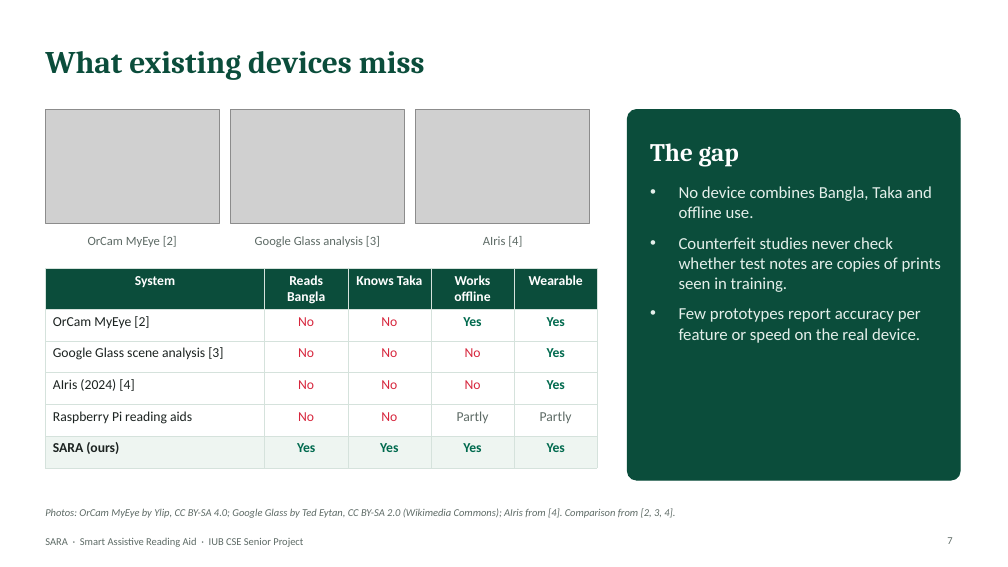
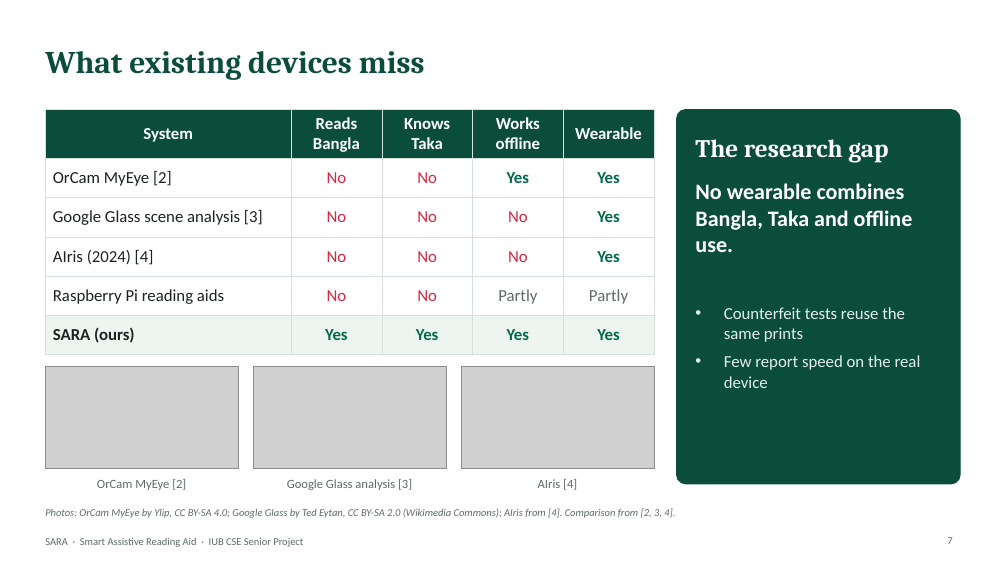
Before and after one commit to aflam330/Senior_project_wearable_glass_for_blind_people_using_ocr_and_ylo, a slide deck: slide 7 of Thesis Report and paper/thesis report/slides/SARA_Presentation.pptx. Drawn at 1008x567 pixels with LibreOffice and Linux fonts; fonts in the diff are those of the drawing; grey boxes stand for pictures. Boxes give left, top, right and bottom in pixels: in the first picture for what was removed or moved away, otherwise in the second. Text is boxed around its words. In the diff, an @@ line names an element or a change of style, - is before the commit and + after.

```diff
--- a/Thesis Report and paper/thesis report/slides/SARA_Presentation.pptx
+++ b/Thesis Report and paper/thesis report/slides/SARA_Presentation.pptx
@@ table at [45, 110, 654, 347] @@
@@ size 13 to 16 pt @@
@@ table: place and size @@
-table at [45, 268, 597, 458]
+table at [45, 110, 654, 347]
@@ rounded rectangle: place and size @@
-rounded rectangle at [628, 110, 960, 480]
+rounded rectangle at [677, 110, 960, 484]
@@ rounded rectangle at [677, 110, 960, 484]: proportions changed @@
@@ text at [695, 139, 888, 163]: text changed @@
-The gap
+The research gap
@@ text removed at [679, 186, 941, 343] @@
-• No device combines Bangla, Taka and offline use.
-• Counterfeit studies never check whether test notes are copies of prints seen in training.
-• Few prototypes report accuracy per feature or speed on the real device.
@@ text added at [695, 183, 913, 252], 21 pt, text #FFFFFF, bold @@
+No wearable combines Bangla, Taka and offline use.
@@ text added at [724, 307, 921, 388], 16 pt, text #E4EFEA @@
+• Counterfeit tests reuse the same prints
+• Few report speed on the real device
@@ picture: place and size @@
-picture at [45, 110, 219, 223]
+picture at [45, 367, 238, 469]
@@ picture: place and size @@
-picture at [231, 110, 405, 223]
+picture at [253, 367, 446, 469]
@@ picture: place and size @@
-picture at [416, 110, 590, 223]
+picture at [461, 367, 654, 469]
@@ text "OrCam MyEye [2]": place and size @@
-text "OrCam MyEye [2]" at [88, 236, 177, 247]
+text "OrCam MyEye [2]" at [97, 479, 186, 490]
@@ text "Google Glass analysis [3]": place and size @@
-text "Google Glass analysis [3]" at [255, 236, 380, 247]
+text "Google Glass analysis [3]" at [287, 479, 412, 490]
@@ text "AIris [4]": place and size @@
-text "AIris [4]" at [483, 236, 522, 247]
+text "AIris [4]" at [538, 479, 577, 490]
```
Also in this commit, not shown: 15 other slides changed, 5 slides added, 4 slides removed, 17 other files.
